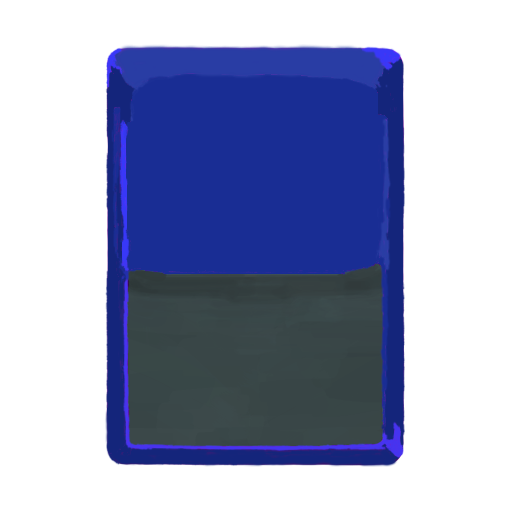
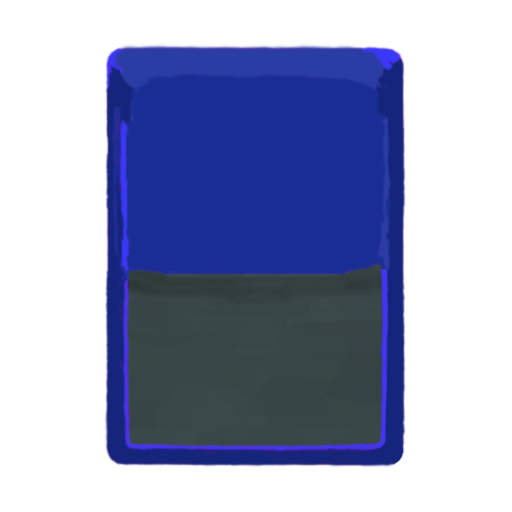
Revision of a layered 512 x 512 image; what changed, layer by layer:
painted on "bg_skill_blue.png" over [104, 43, 406, 468]
